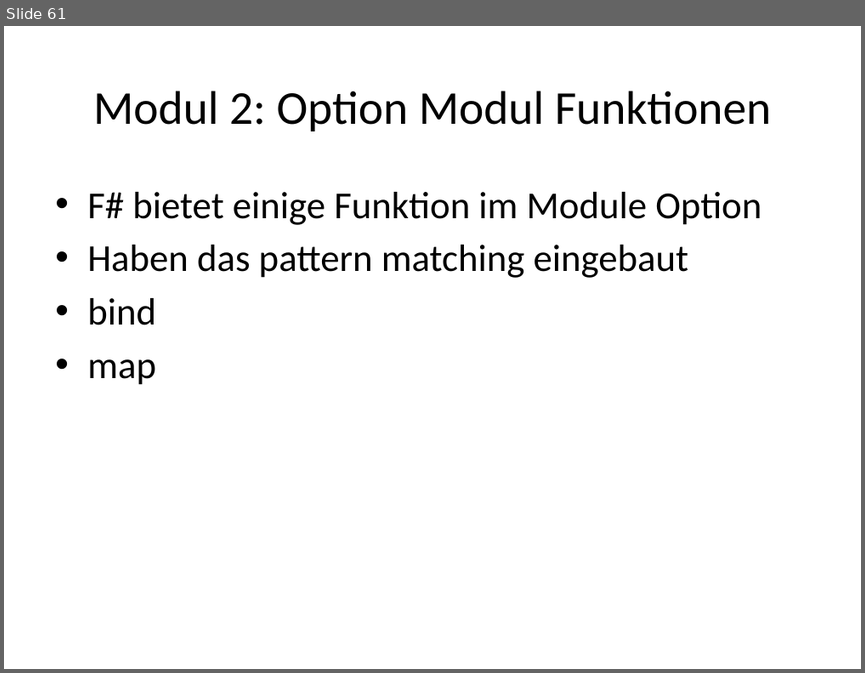
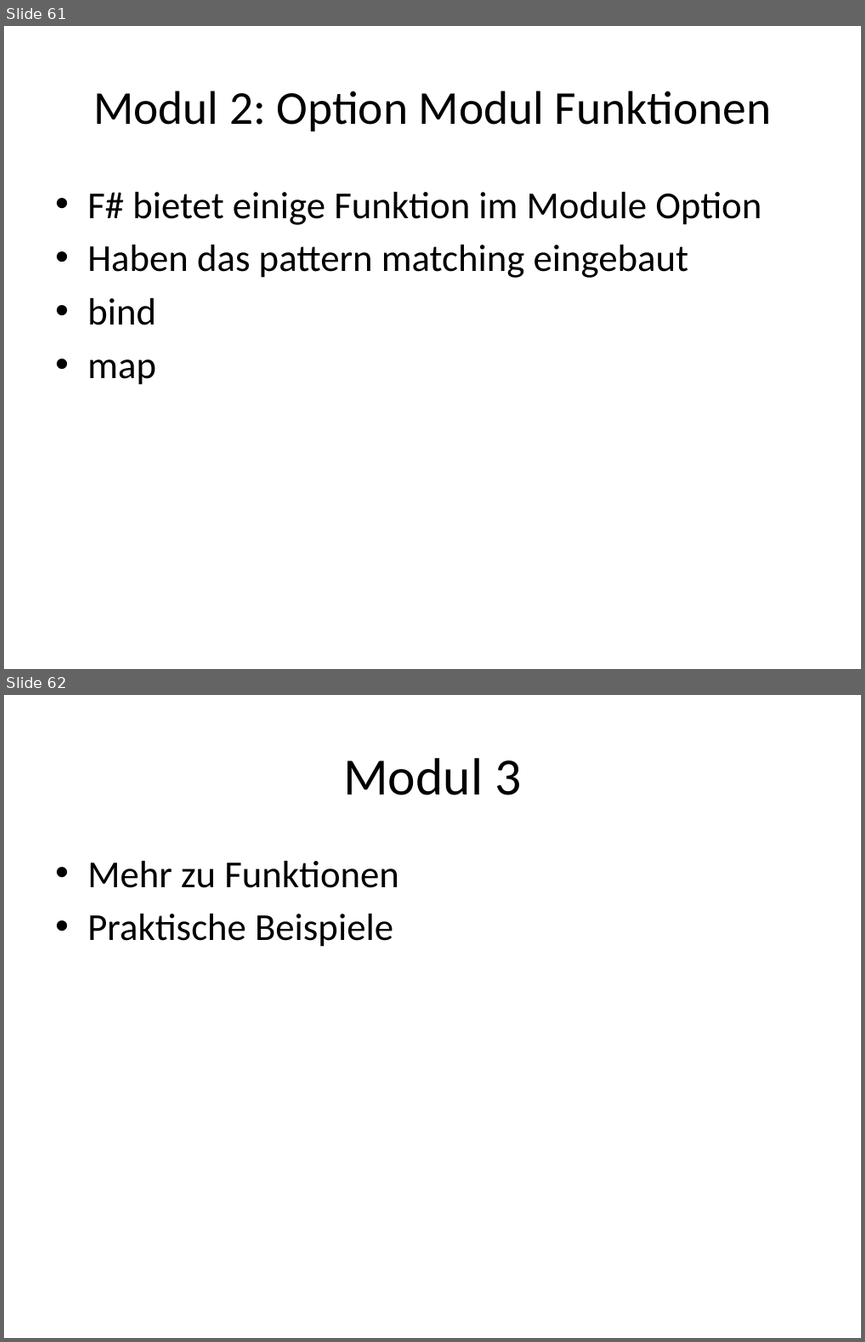
Before and after one commit to nasserbrake/Spartakiade2017, a slide deck: FSharp.pptx. Shown one above the other, each under a label of ours: slide 61 before the commit, slides 61 and 62 after it. The pictures are 865x673 and 865x1342 pixels, drawn with LibreOffice and Linux fonts; fonts in the diff are those of the drawing. Boxes give left, top, right and bottom in pixels: in the first picture for what was removed or moved away, otherwise in the second. Text is boxed around its words. In the diff, an @@ line names an element or a change of style, - is before the commit and + after.

```diff
--- a/FSharp.pptx
+++ b/FSharp.pptx
@@ slide 62 added at [4, 695, 861, 1338], background #FFFFFF @@
@@ title added at [343, 758, 521, 795], 44 pt, text #000000 @@
+Modul 3
@@ text added at [87, 861, 399, 947], 32 pt, text #000000 @@
+• Mehr zu Funktionen
+• Praktische Beispiele
```
Also in this commit, not shown: 1 slide changed, 2 other slides added, 4 other files.
